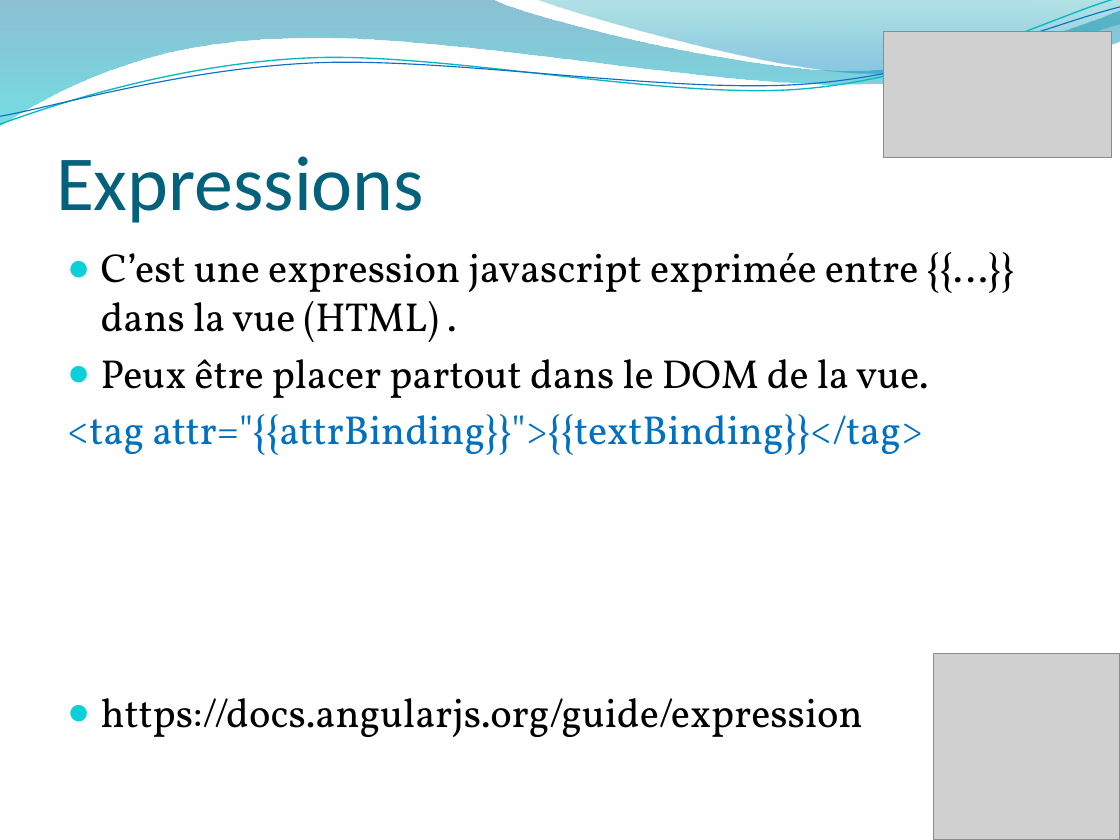
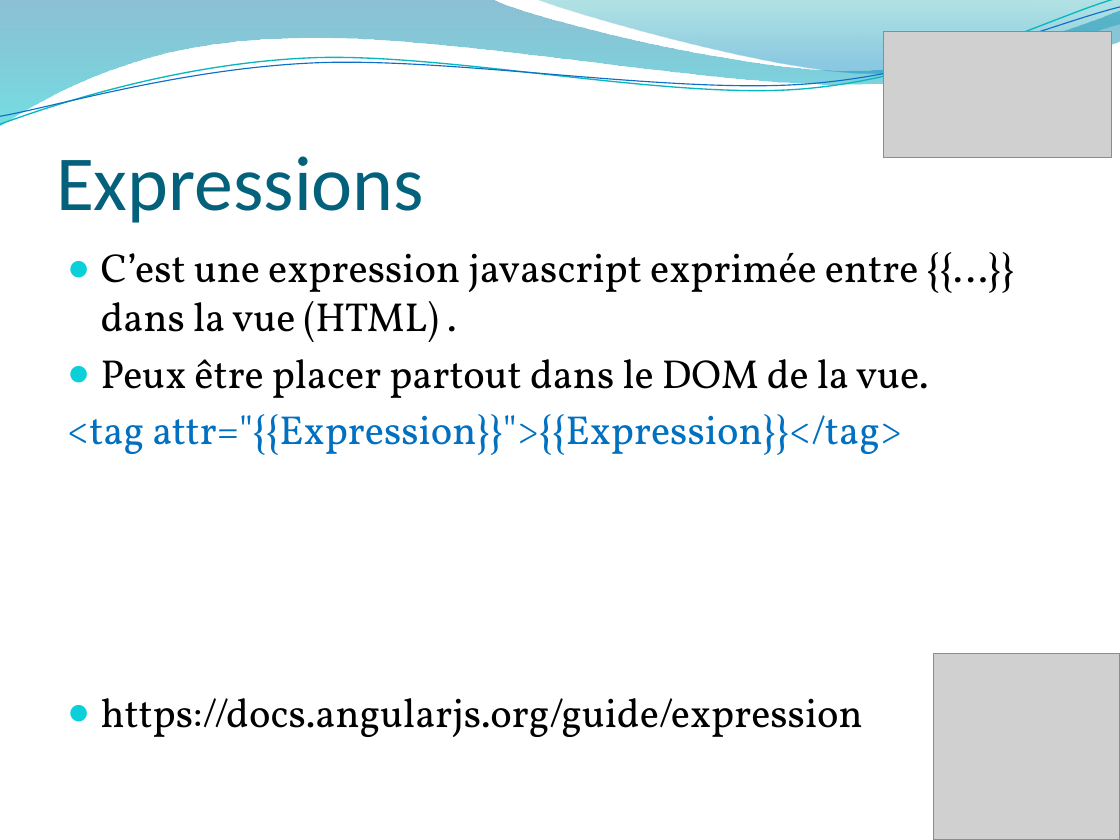
Before and after one commit to usfalami/Angular, a slide deck: slide 10 of _ng.pptx (slide 8 before the commit). Drawn at 1120x840 pixels with LibreOffice and Linux fonts; fonts in the diff are those of the drawing; grey boxes stand for pictures; background and template pictures are left out. Boxes give left, top, right and bottom in pixels: in the first picture for what was removed or moved away, otherwise in the second. Text is boxed around its words. In the diff, an @@ line names an element or a change of style, - is before the commit and + after.

```diff
--- a/_ng.pptx
+++ b/_ng.pptx
@@ text at <box>67,414,902,455</box>: text changed @@
-<tag attr="{{attrBinding}}">{{textBinding}}</tag>
+<tag attr="{{Expression}}">{{Expression}}</tag>
```
Also in this commit, not shown: 7 other slides changed, 3 slides added, 9 other files.
